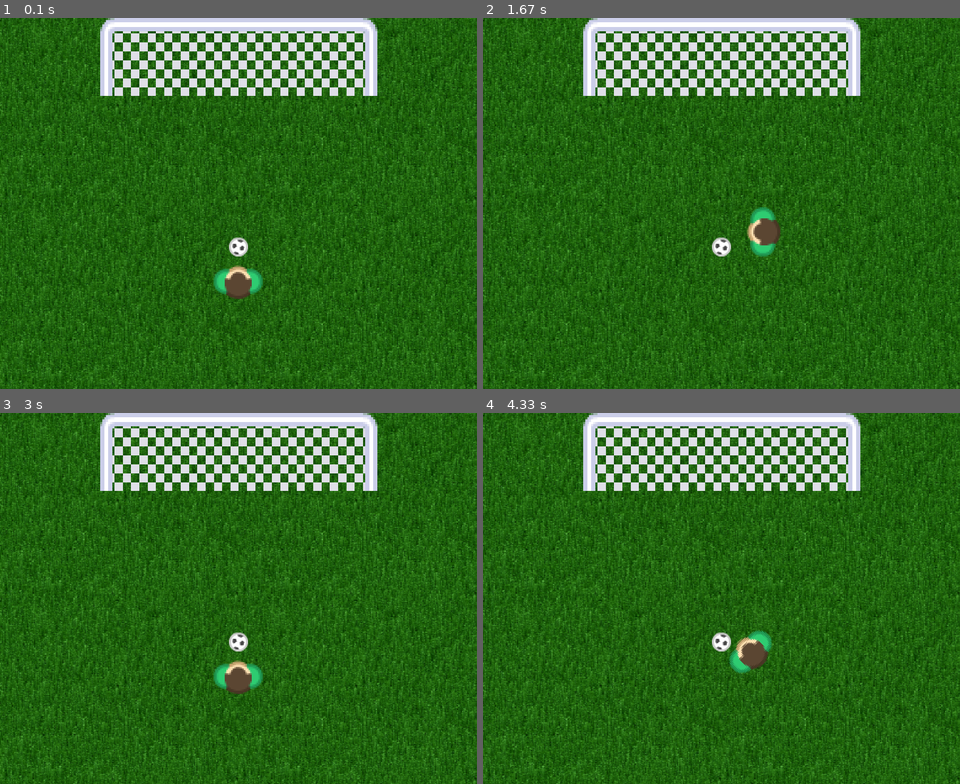
Above: before the commit, frames 1-4 (two rows, left to right).
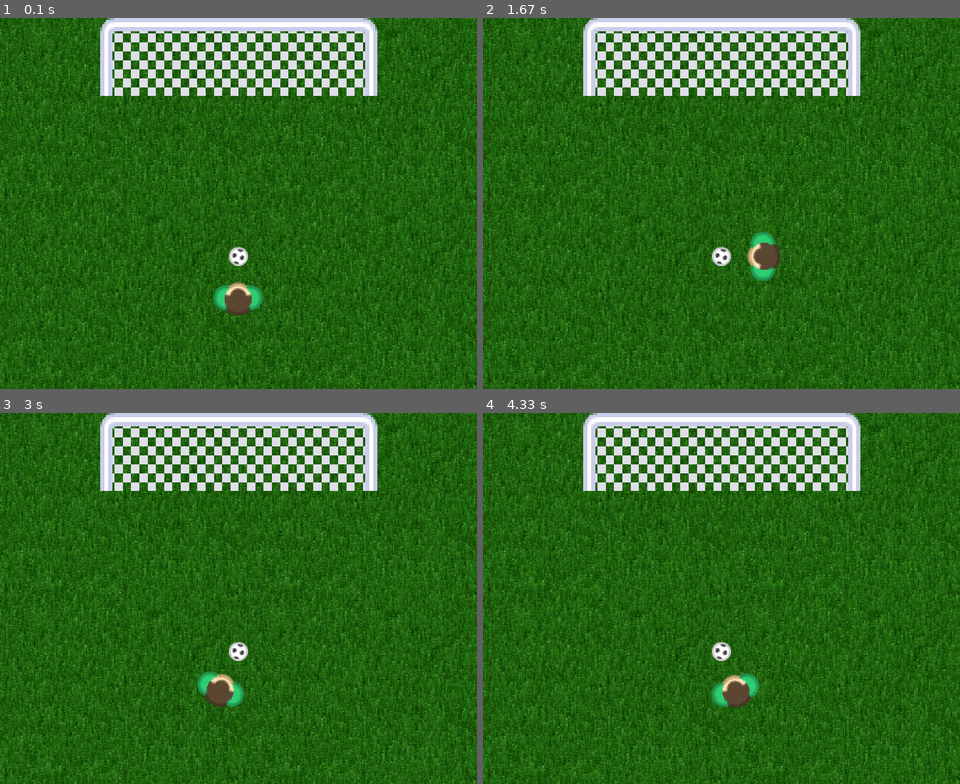
Above: after the commit, the same moments.

Repository: mdziegielewski/pygame_project
Game: pygame game, started from game_structure.py
The game is run twice, just before and just after one commit, with the same random seed, the same clock (stepped at 60 frames per second) and the same inputs.
Inputs:
- Up to frame 1 (0.1 s): no input
- Up to frame 2 (1.67 s): tap Space at 0.33, 0.73, 1.03, 1.23, 1.53 s; hold Right 0.67-1.13 s; hold Right 1.17-1.63 s
- Up to frame 3 (3 s): hold Left 1.67-2.2 s; tap Space at 1.73, 2.03, 2.3, 2.6, 2.73 s; hold Left 2.23-2.63 s; hold Right from 2.67 s (still down)
- Up to frame 4 (4.33 s): tap Space at 3.03, 3.4, 3.7, 3.9, 4.2 s; release Right at 3.3 s; hold Left 3.33-3.8 s; hold Right 3.83-4.3 s

The runs differ from the first frame. In frame 1, 1.3% of the frame differs, in the area x 44-56%, y 59-81%; in frame 2, 1.3%; in frame 3, 1.4%; in frame 4, 1.7%, in the area x 47-61%, y 58-80%.

Commit message:
Moving player forward

Diff:
--- a/game_structure.py
+++ b/game_structure.py
@@ -21,7 +21,7 @@
 
     finalRot = (absRot + deltaTheta)*math.pi/180
 
-    hypotenuse = radius * math.sin(finalRot) / (math.sin((math.pi-finalRot) / 2))
+    hypotenuse = (radius*math.sin(finalRot)/(math.sin((math.pi-finalRot)/2)))
 
     newX = hypotenuse * math.cos(math.pi/2-(math.pi-finalRot)/2)
     newY = hypotenuse * math.sin(math.pi/2-(math.pi-finalRot)/2)
@@ -34,11 +34,16 @@
         ball, player, goalStart, ballX, ballY, playerX, playerY
 
     screen.blit(grassImage, (0, 0))
+
     screen.blit(goalLeft, (goalStart, 0))
+
     screen.blit(goalMid, (goalStart + goalLeft.get_rect().width, 0))
+
     screen.blit(goalRight, (goalStart + goalLeft.get_rect().width + goalMid.get_rect().width, 0))
-    screen.blit(ball, (ballX - ball.get_rect().width / 2, ballY - ball.get_rect().height))
-    screen.blit(player, (playerX - player.get_rect().width / 2, playerY - player.get_rect().height))
+
+    screen.blit(ball, (ballX - ball.get_rect().width / 2, ballY - ball.get_rect().height/2))
+
+    screen.blit(player, (playerX - player.get_rect().width / 2, playerY - player.get_rect().height/2))
 
 
 
@@ -148,13 +153,15 @@
 playerXOriginal = playerX
 playerYOriginal = playerY
 
-screen.blit(player, (playerX-player.get_rect().width/2, playerY-player.get_rect().height))
+screen.blit(player, (playerX-player.get_rect().width/2,
+                     playerY-player.get_rect().height/2))
 
 ballX = width/2
 ballY = 450
 radius = playerY - ballY
 
-screen.blit(ball, (ballX-ball.get_rect().width/2, ballY-ball.get_rect().height))
+screen.blit(ball, (ballX-ball.get_rect().width/2,
+                   ballY-ball.get_rect().height/2))
 
 
 
@@ -191,7 +198,16 @@
             playerY = playerYOriginal - changeY
 
     elif pressedKeys[pygame.K_SPACE] == True:
-        pass
+        xMove = (playerX - ballX) / 10
+        yMove = (playerY - ballY) / 10
+        distanceToShoulder = 20
+        shoulderAngle = currentRotation*math.pi/180
+        for i in range(5):
+            playerX -= xMove
+            playerY -= yMove
+            update_method()
+            pygame.display.flip()
+            frame.tick(30)
 
     update_method()
     pygame.display.flip()   #screen/frame update
